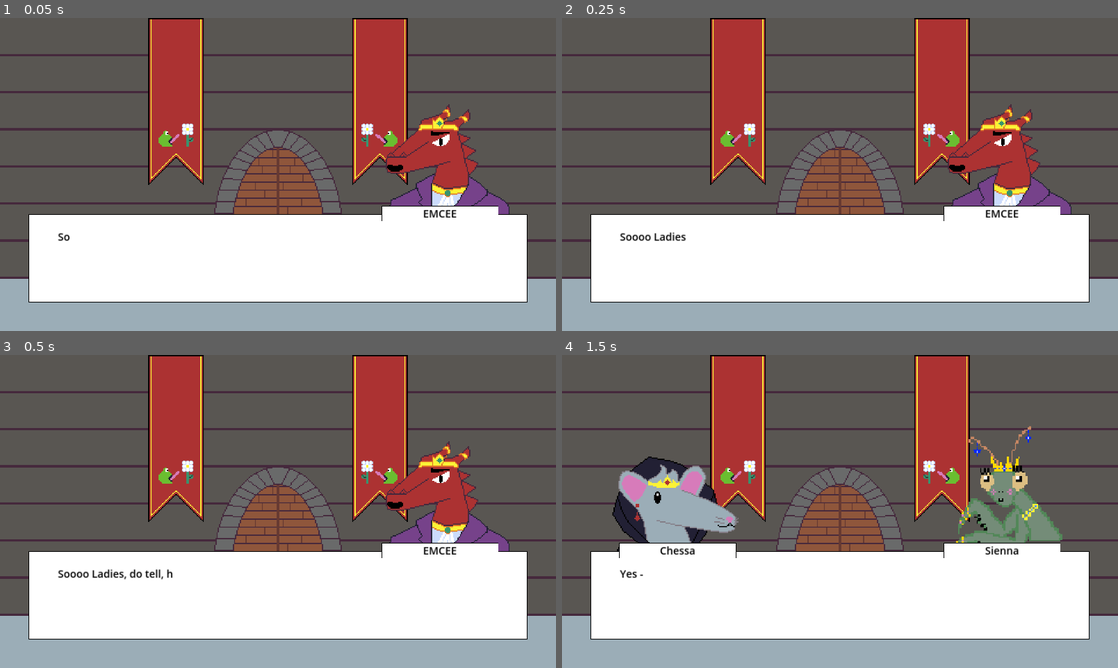
Above: before the commit, frames 1-4 (two rows, left to right).
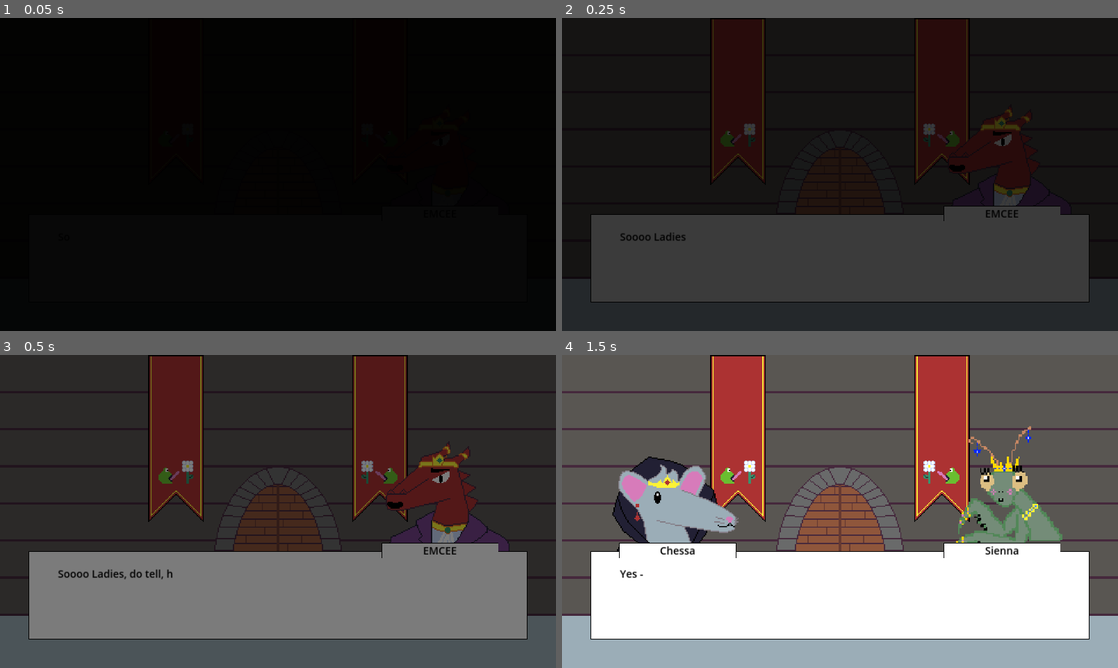
Above: after the commit, the same moments.

Repository: macpheedj/gmtk23
Game: Godot game, scene res://GossipPhase1.tscn
The game is run twice, just before and just after one commit, with the same random seed, the same clock (stepped at 60 frames per second) and the same inputs. This scene is started directly instead of the project's main scene.
Inputs (mouse positions are in pixels of both pictures, inside the frame that each line leads up to):
- Up to frame 1 (0.05 s): no input
- Up to frame 2 (0.25 s): no input
- Up to frame 3 (0.5 s): no input
- Up to frame 4 (1.5 s): tap Enter (text_advance) at 0.5, 0.6, 1.35 s; move the mouse to (962, 495) at 0.52 s; tap Space at 1.25 s; move the mouse to (728, 527) at 1.27 s

The runs differ from the first frame. In frame 1, 99% of the frame differs, in the area x 0-100%, y 0-100%; in frame 2, 99%; in frame 3, 99%; in frame 4, nothing differs.

Commit message:
this actually kinda works

Diff:
--- a/DatingPhase1.tscn
+++ b/DatingPhase1.tscn
@@ -60,7 +60,7 @@
 layout_mode = 0
 offset_right = 1920.0
 offset_bottom = 1080.0
-color = Color(0, 0, 0, 0)
+color = Color(0, 0, 0, 1)
 
 [node name="FadeIn" type="AnimationPlayer" parent="."]
 libraries = {
--- a/DatingPhase2.tscn
+++ b/DatingPhase2.tscn
@@ -62,7 +62,7 @@
 layout_mode = 0
 offset_right = 1920.0
 offset_bottom = 1080.0
-color = Color(0, 0, 0, 0)
+color = Color(0, 0, 0, 1)
 
 [node name="FadeIn" type="AnimationPlayer" parent="."]
 libraries = {
--- a/DatingPhase3.tscn
+++ b/DatingPhase3.tscn
@@ -59,7 +59,7 @@
 layout_mode = 0
 offset_right = 1920.0
 offset_bottom = 1080.0
-color = Color(0, 0, 0, 0)
+color = Color(0, 0, 0, 1)
 
 [node name="FadeIn" type="AnimationPlayer" parent="."]
 libraries = {
--- a/GossipPhase1.gd
+++ b/GossipPhase1.gd
@@ -12,8 +12,11 @@
 
 	if error == OK:
 		dialogues = json.data
+		$Conversation.end.connect(_on_conversation_end)
 		$Conversation.fadeout.connect(_on_conversation_fadeout)
 		$Conversation.setup(dialogues)
+		$FadeIn.play("FadeIn")
+		await get_tree().create_timer(1).timeout
 
 
 func _on_conversation_fadeout():
@@ -25,3 +28,9 @@
 	await get_tree().create_timer(1).timeout
 	$Conversation.setAnimating(false)
 	pass
+
+
+func _on_conversation_end():
+	$FadeOut.play("FadeOut")
+	await get_tree().create_timer(1).timeout
+	get_tree().change_scene_to_file("res://DatingPhase2.tscn")
--- a/GossipPhase1.tscn
+++ b/GossipPhase1.tscn
@@ -1,11 +1,67 @@
-[gd_scene load_steps=4 format=3 uid="uid://ckxlbtw74cgpa"]
+[gd_scene load_steps=8 format=3 uid="uid://ckxlbtw74cgpa"]
 
 [ext_resource type="Script" path="res://GossipPhase1.gd" id="1_61i4f"]
 [ext_resource type="Texture2D" uid="uid://ml5vcpw4mr7m" path="res://Assets/castle_background.png" id="1_ahwxv"]
 [ext_resource type="PackedScene" uid="uid://b6wj8m8jdv7ks" path="res://conversation.tscn" id="3_hh5tx"]
 
+[sub_resource type="Animation" id="Animation_5ke5m"]
+resource_name = "FadeIn"
+tracks/0/type = "value"
+tracks/0/imported = false
+tracks/0/enabled = true
+tracks/0/path = NodePath("Fade:color")
+tracks/0/interp = 1
+tracks/0/loop_wrap = true
+tracks/0/keys = {
+"times": PackedFloat32Array(0, 1),
+"transitions": PackedFloat32Array(1, 1),
+"update": 0,
+"values": [Color(0, 0, 0, 1), Color(0, 0, 0, 0)]
+}
+
+[sub_resource type="AnimationLibrary" id="AnimationLibrary_24tn5"]
+_data = {
+"FadeIn": SubResource("Animation_5ke5m")
+}
+
+[sub_resource type="Animation" id="Animation_x4ryi"]
+resource_name = "FadeOut"
+tracks/0/type = "value"
+tracks/0/imported = false
+tracks/0/enabled = true
+tracks/0/path = NodePath("Fade:color")
+tracks/0/interp = 1
+tracks/0/loop_wrap = true
+tracks/0/keys = {
+"times": PackedFloat32Array(0, 1),
+"transitions": PackedFloat32Array(1, 1),
+"update": 0,
+"values": [Color(0, 0, 0, 0), Color(0, 0, 0, 1)]
+}
+
+[sub_resource type="AnimationLibrary" id="AnimationLibrary_c55xj"]
+_data = {
+"FadeOut": SubResource("Animation_x4ryi")
+}
+
 [node name="GossipPhase1" type="Node2D"]
 script = ExtResource("1_61i4f")
+
+[node name="Fade" type="ColorRect" parent="."]
+z_index = 100
+offset_right = 1920.0
+offset_bottom = 1080.0
+color = Color(0, 0, 0, 1)
+
+[node name="FadeIn" type="AnimationPlayer" parent="."]
+libraries = {
+"": SubResource("AnimationLibrary_24tn5")
+}
+
+[node name="FadeOut" type="AnimationPlayer" parent="."]
+libraries = {
+"": SubResource("AnimationLibrary_c55xj")
+}
 
 [node name="CastleBackground" type="Sprite2D" parent="."]
 position = Vector2(960, 540)
--- a/GossipPhase2.gd
+++ b/GossipPhase2.gd
@@ -12,8 +12,11 @@
 
 	if error == OK:
 		dialogues = json.data
+		$Conversation.end.connect(_on_conversation_end)
 		$Conversation.fadeout.connect(_on_conversation_fadeout)
 		$Conversation.setup(dialogues)
+		$FadeIn.play("FadeIn")
+		await get_tree().create_timer(1).timeout
 
 
 func _on_conversation_fadeout():
@@ -25,3 +28,9 @@
 	await get_tree().create_timer(1).timeout
 	$Conversation.setAnimating(false)
 	pass
+
+
+func _on_conversation_end():
+	$FadeOut.play("FadeOut")
+	await get_tree().create_timer(1).timeout
+	get_tree().change_scene_to_file("res://DatingPhase3.tscn")
--- a/GossipPhase2.tscn
+++ b/GossipPhase2.tscn
@@ -1,11 +1,67 @@
-[gd_scene load_steps=4 format=3 uid="uid://t31sf0e7k81a"]
+[gd_scene load_steps=8 format=3 uid="uid://t31sf0e7k81a"]
 
 [ext_resource type="Script" path="res://GossipPhase2.gd" id="1_jtltn"]
 [ext_resource type="Texture2D" uid="uid://ml5vcpw4mr7m" path="res://Assets/castle_background.png" id="2_fqjxx"]
 [ext_resource type="PackedScene" uid="uid://b6wj8m8jdv7ks" path="res://conversation.tscn" id="3_kolvh"]
 
+[sub_resource type="Animation" id="Animation_foixl"]
+resource_name = "FadeIn"
+tracks/0/type = "value"
+tracks/0/imported = false
+tracks/0/enabled = true
+tracks/0/path = NodePath("Fade:color")
+tracks/0/interp = 1
+tracks/0/loop_wrap = true
+tracks/0/keys = {
+"times": PackedFloat32Array(0, 1),
+"transitions": PackedFloat32Array(1, 1),
+"update": 0,
+"values": [Color(0, 0, 0, 1), Color(0, 0, 0, 0)]
+}
+
+[sub_resource type="AnimationLibrary" id="AnimationLibrary_ewwye"]
+_data = {
+"FadeIn": SubResource("Animation_foixl")
+}
+
+[sub_resource type="Animation" id="Animation_n2l6c"]
+resource_name = "FadeOut"
+tracks/0/type = "value"
+tracks/0/imported = false
+tracks/0/enabled = true
+tracks/0/path = NodePath("Fade:color")
+tracks/0/interp = 1
+tracks/0/loop_wrap = true
+tracks/0/keys = {
+"times": PackedFloat32Array(0, 1),
+"transitions": PackedFloat32Array(1, 1),
+"update": 0,
+"values": [Color(0, 0, 0, 0), Color(0, 0, 0, 1)]
+}
+
+[sub_resource type="AnimationLibrary" id="AnimationLibrary_2bw5p"]
+_data = {
+"FadeOut": SubResource("Animation_n2l6c")
+}
+
 [node name="GossipPhase2" type="Node2D"]
 script = ExtResource("1_jtltn")
+
+[node name="Fade" type="ColorRect" parent="."]
+z_index = 100
+offset_right = 1920.0
+offset_bottom = 1080.0
+color = Color(0, 0, 0, 1)
+
+[node name="FadeIn" type="AnimationPlayer" parent="."]
+libraries = {
+"": SubResource("AnimationLibrary_ewwye")
+}
+
+[node name="FadeOut" type="AnimationPlayer" parent="."]
+libraries = {
+"": SubResource("AnimationLibrary_2bw5p")
+}
 
 [node name="CastleBackground" type="Sprite2D" parent="."]
 position = Vector2(960, 540)
--- a/GossipPhase3.gd
+++ b/GossipPhase3.gd
@@ -12,8 +12,11 @@
 
 	if error == OK:
 		dialogues = json.data
+		$Conversation.end.connect(_on_conversation_end)
 		$Conversation.fadeout.connect(_on_conversation_fadeout)
 		$Conversation.setup(dialogues)
+		$FadeIn.play("FadeIn")
+		await get_tree().create_timer(1).timeout
 
 
 func _on_conversation_fadeout():
@@ -25,3 +28,9 @@
 	await get_tree().create_timer(1).timeout
 	$Conversation.setAnimating(false)
 	pass
+
+
+func _on_conversation_end():
+	$FadeOut.play("FadeOut")
+	await get_tree().create_timer(1).timeout
+	get_tree().change_scene_to_file("res://Location.tscn")
--- a/GossipPhase3.tscn
+++ b/GossipPhase3.tscn
@@ -1,11 +1,67 @@
-[gd_scene load_steps=4 format=3 uid="uid://d4ce5jbi31a7d"]
+[gd_scene load_steps=8 format=3 uid="uid://c5go8l8nqecd7"]
 
 [ext_resource type="Script" path="res://GossipPhase3.gd" id="1_ni80m"]
 [ext_resource type="Texture2D" uid="uid://ml5vcpw4mr7m" path="res://Assets/castle_background.png" id="2_2yghc"]
 [ext_resource type="PackedScene" uid="uid://b6wj8m8jdv7ks" path="res://conversation.tscn" id="3_invje"]
 
+[sub_resource type="Animation" id="Animation_mqhtw"]
+resource_name = "FadeIn"
+tracks/0/type = "value"
+tracks/0/imported = false
+tracks/0/enabled = true
+tracks/0/path = NodePath("Fade:color")
+tracks/0/interp = 1
+tracks/0/loop_wrap = true
+tracks/0/keys = {
+"times": PackedFloat32Array(0, 1),
+"transitions": PackedFloat32Array(1, 1),
+"update": 0,
+"values": [Color(0, 0, 0, 1), Color(0, 0, 0, 0)]
+}
+
+[sub_resource type="AnimationLibrary" id="AnimationLibrary_qoovu"]
+_data = {
+"FadeIn": SubResource("Animation_mqhtw")
+}
+
+[sub_resource type="Animation" id="Animation_n34am"]
+resource_name = "FadeOut"
+tracks/0/type = "value"
+tracks/0/imported = false
+tracks/0/enabled = true
+tracks/0/path = NodePath("Fade:color")
+tracks/0/interp = 1
+tracks/0/loop_wrap = true
+tracks/0/keys = {
+"times": PackedFloat32Array(0, 1),
+"transitions": PackedFloat32Array(1, 1),
+"update": 0,
+"values": [Color(0, 0, 0, 0), Color(0, 0, 0, 1)]
+}
+
+[sub_resource type="AnimationLibrary" id="AnimationLibrary_mjbtv"]
+_data = {
+"FadeOut": SubResource("Animation_n34am")
+}
+
 [node name="GossipPhase3" type="Node2D"]
 script = ExtResource("1_ni80m")
+
+[node name="Fade" type="ColorRect" parent="."]
+z_index = 100
+offset_right = 1920.0
+offset_bottom = 1080.0
+color = Color(0, 0, 0, 1)
+
+[node name="FadeIn" type="AnimationPlayer" parent="."]
+libraries = {
+"": SubResource("AnimationLibrary_qoovu")
+}
+
+[node name="FadeOut" type="AnimationPlayer" parent="."]
+libraries = {
+"": SubResource("AnimationLibrary_mjbtv")
+}
 
 [node name="CastleBackground" type="Sprite2D" parent="."]
 position = Vector2(960, 540)
--- a/conversation.tscn
+++ b/conversation.tscn
@@ -96,6 +96,7 @@
 
 [node name="Prompt1" type="Button" parent="."]
 visible = false
+light_mask = 3
 offset_left = 460.0
 offset_top = 150.0
 offset_right = 1460.0
@@ -105,6 +106,7 @@
 
 [node name="Prompt2" type="Button" parent="."]
 visible = false
+light_mask = 3
 offset_left = 460.0
 offset_top = 300.0
 offset_right = 1460.0
@@ -114,6 +116,7 @@
 
 [node name="Prompt3" type="Button" parent="."]
 visible = false
+light_mask = 3
 offset_left = 460.0
 offset_top = 450.0
 offset_right = 1460.0
